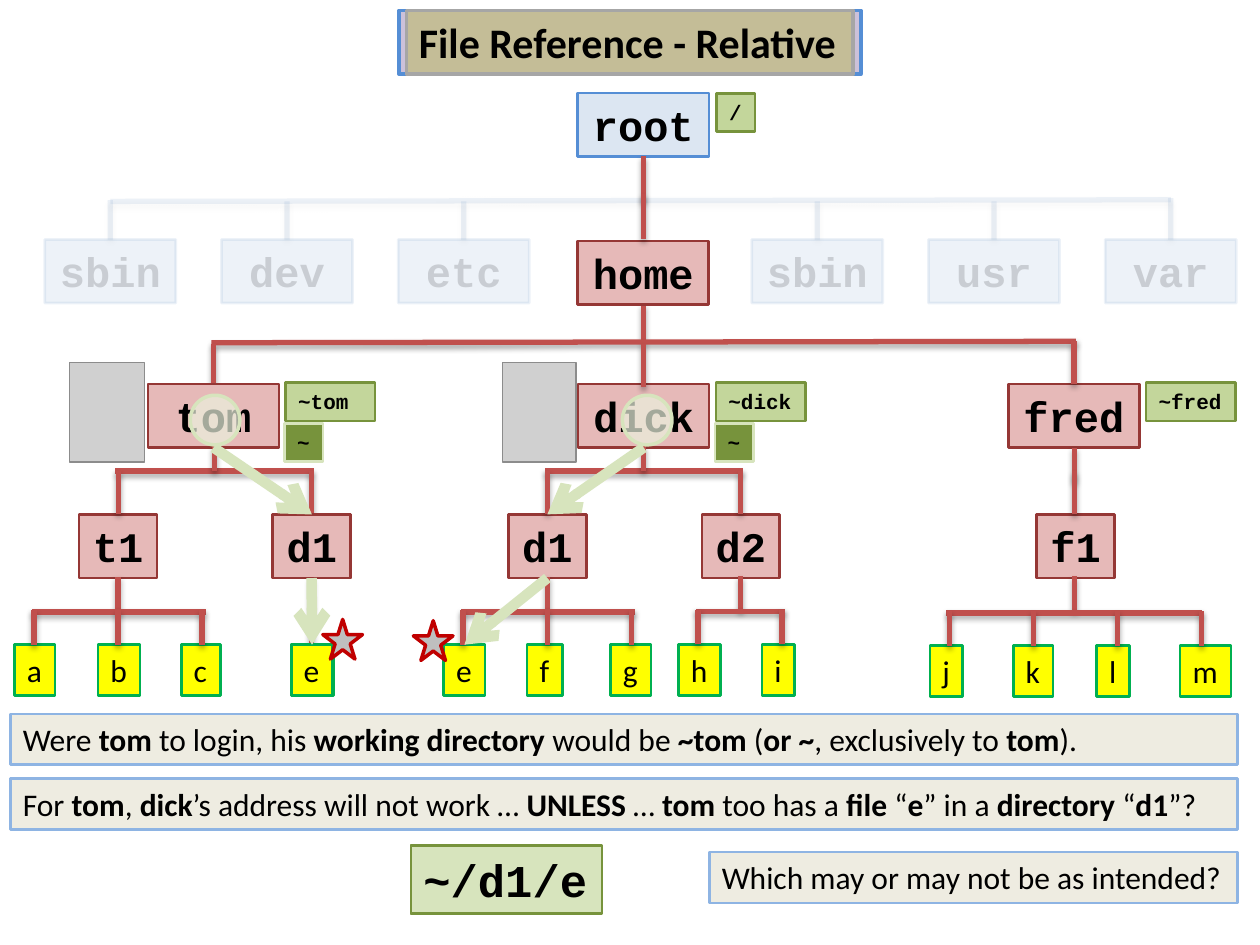
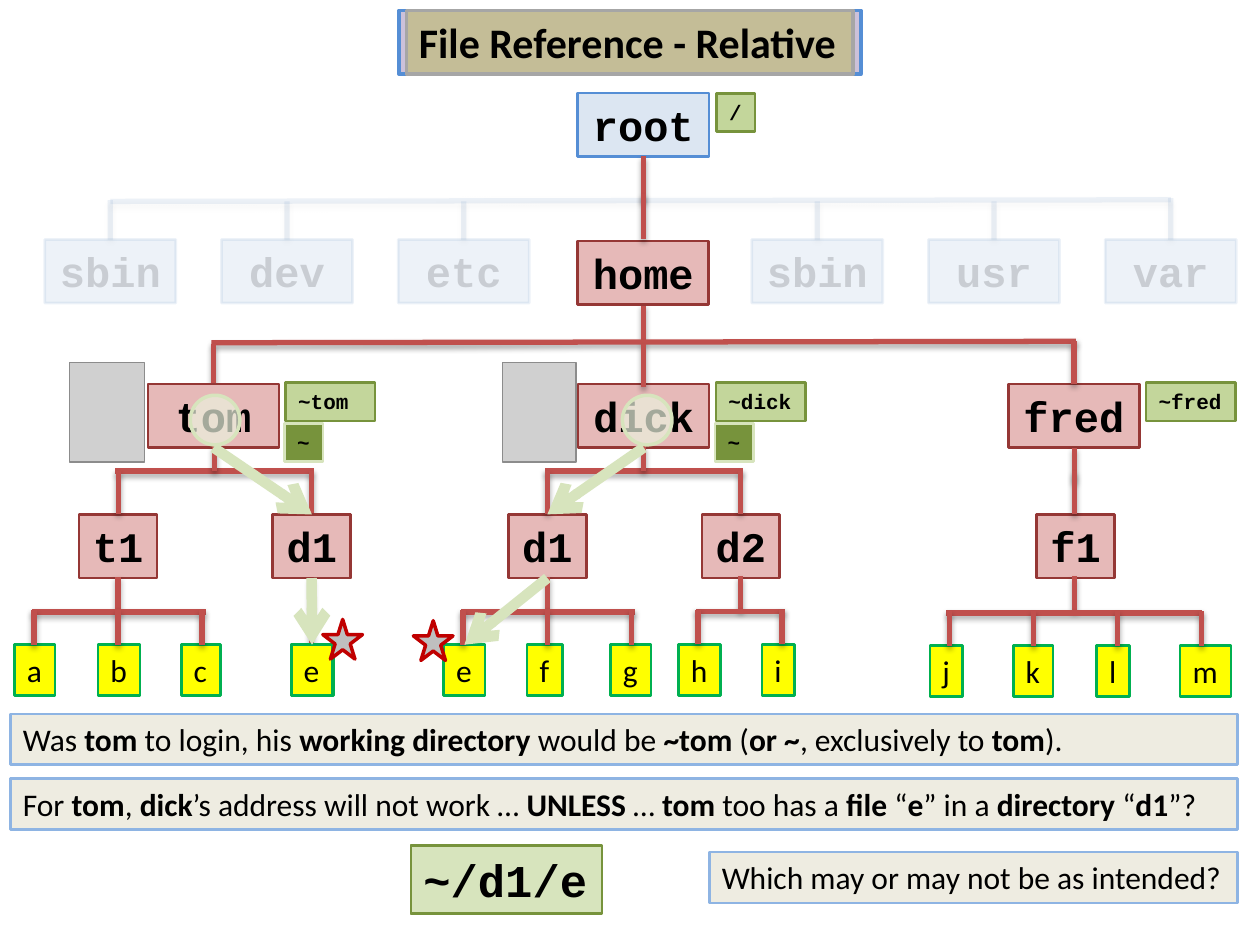
Before and after one commit to BioinformaticsTraining/Critical-Guides, a slide deck: slide 5 of HTML/Videos/File_Structure/File_Structure.pptx. Drawn at 1260x945 pixels with LibreOffice and Linux fonts; fonts in the diff are those of the drawing; grey boxes stand for pictures. Boxes give left, top, right and bottom in pixels: in the first picture for what was removed or moved away, otherwise in the second. Text is boxed around its words. In the diff, an @@ line names an element or a change of style, - is before the commit and + after.

Commit message:
Cosmetic  Changes to be committed: 	modified:   HTML/Videos/File_Structure/File_Structure.pptx

```diff
--- a/HTML/Videos/File_Structure/File_Structure.pptx
+++ b/HTML/Videos/File_Structure/File_Structure.pptx
@@ text in rectangle at [23,728,1063,757]: text changed @@
-Were tom to login, his working directory would be ~tom (or ~, exclusively to tom).
+Was tom to login, his working directory would be ~tom (or ~, exclusively to tom).
```
